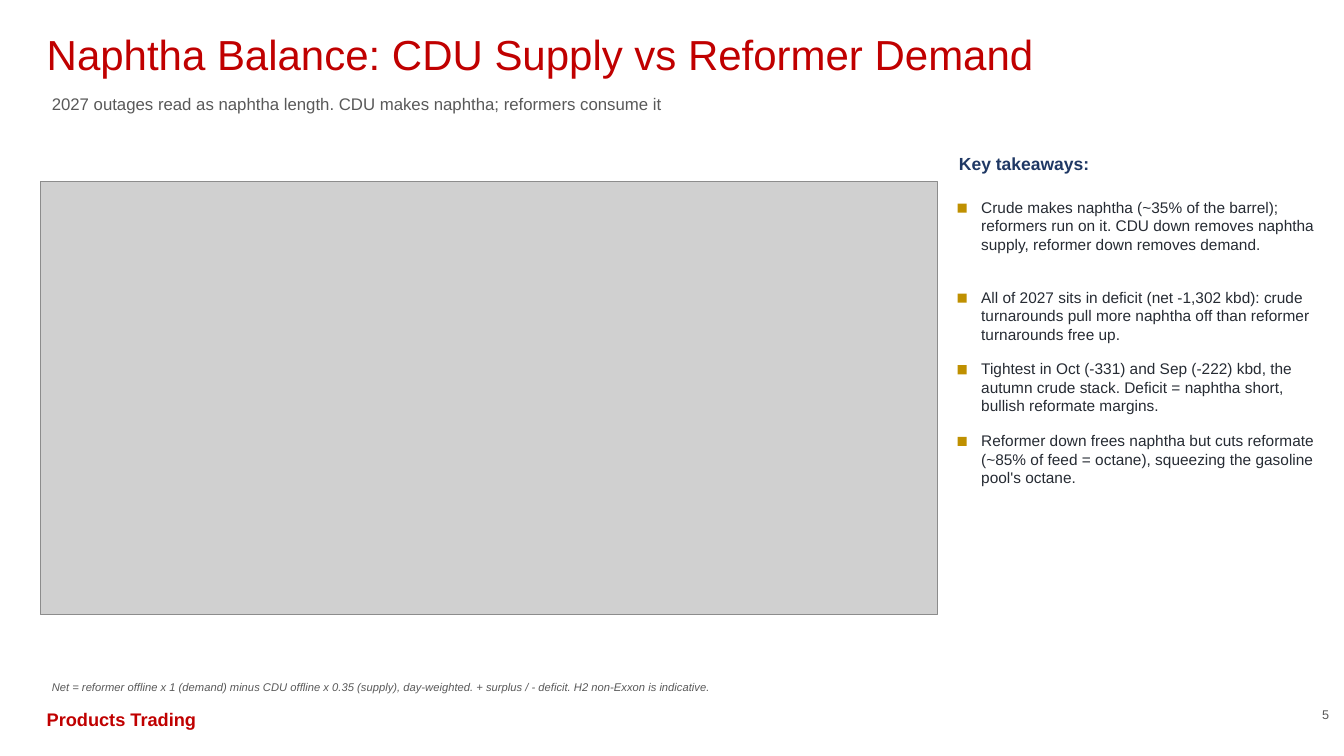
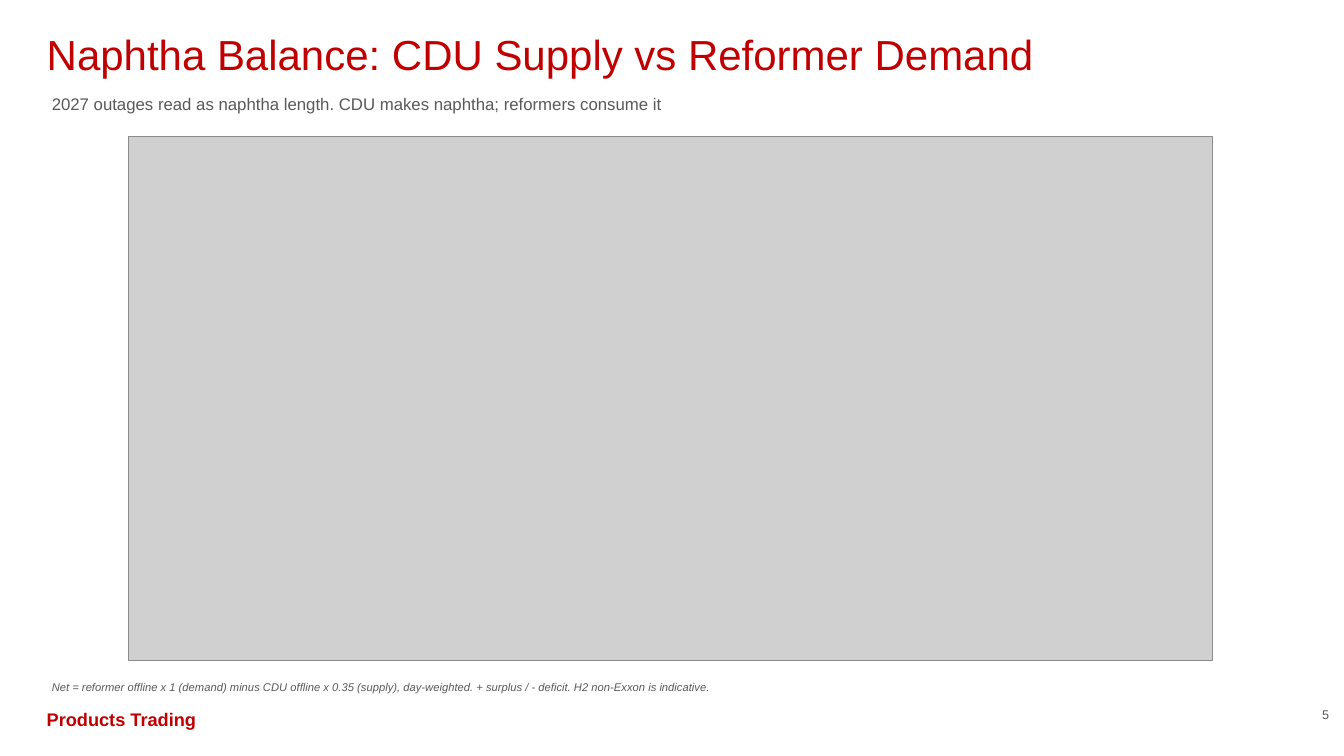
Before and after one commit to HoldenCole/Outages-script, a slide deck: slide 6 of output/outage_deck.pptx. Drawn at 1344x756 pixels with LibreOffice and Linux fonts; fonts in the diff are those of the drawing; grey boxes stand for pictures. Boxes give left, top, right and bottom in pixels: in the first picture for what was removed or moved away, otherwise in the second. Text is boxed around its words. In the diff, an @@ line names an element or a change of style, - is before the commit and + after.

```diff
--- a/output/outage_deck.pptx
+++ b/output/outage_deck.pptx
@@ picture: place and size @@
-picture at bbox=[40, 181, 938, 615]
+picture at bbox=[128, 136, 1213, 660]
@@ text removed at bbox=[959, 157, 1089, 174] @@
-Key takeaways:
@@ rectangle removed at bbox=[958, 204, 967, 213] @@
@@ text removed at bbox=[981, 202, 1314, 253] @@
-Crude makes naphtha (~35% of the barrel); reformers run on it. CDU down removes naphtha supply, reformer down removes demand.
@@ rectangle removed at bbox=[958, 293, 967, 302] @@
@@ text removed at bbox=[981, 292, 1309, 343] @@
-All of 2027 sits in deficit (net -1,302 kbd): crude turnarounds pull more naphtha off than reformer turnarounds free up.
@@ rectangle removed at bbox=[958, 365, 967, 374] @@
@@ text removed at bbox=[981, 363, 1291, 414] @@
-Tightest in Oct (-331) and Sep (-222) kbd, the autumn crude stack. Deficit = naphtha short, bullish reformate margins.
@@ rectangle removed at bbox=[958, 437, 967, 446] @@
@@ text removed at bbox=[981, 435, 1314, 486] @@
-Reformer down frees naphtha but cuts reformate (~85% of feed = octane), squeezing the gasoline pool's octane.
```
Also in this commit, not shown: 5 other slides changed, 1 slide added, 1 slide removed, 7 other files.
